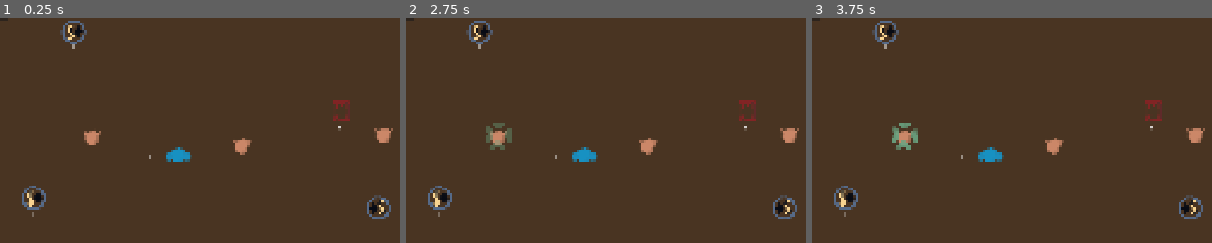
Above: before the commit, frames 1-3 (left to right).
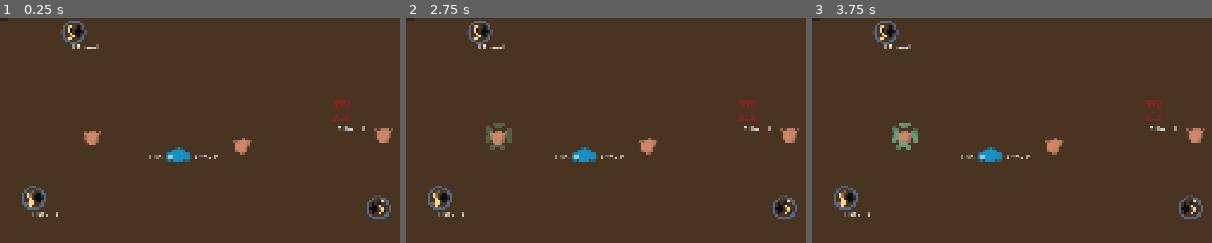
Above: after the commit, the same moments.

Repository: gp-it-be/chory
Game: Godot game, scene res://main/game.tscn
Same seed, same stepped clock (60 frames per second), same inputs: the game is played once before the commit and once after it.
Inputs (mouse positions are % of the whole screen's width and height, from its top left):
- Up to frame 1 (0.25 s): no input
- Up to frame 2 (2.75 s): tap Enter at 0.5, 2 s; move the mouse to (72, 45) at 0.52 s; hold C (abort_worker_task) 0.53-1.28 s; tap Space at 1.25 s; move the mouse to (30, 55) at 1.27 s; click (30, 55) at 1.35 s; move the mouse to (60, 28) at 2.02 s; hold Tab (select_next_worker) from 2.03 s (still down)
- Up to frame 3 (3.75 s): move the mouse to (45, 70) at 2.77 s; release Tab (select_next_worker) at 2.78 s; tap C (abort_worker_task) at 2.85 s; tap Space at 3.5 s; move the mouse to (80, 65) at 3.52 s; press the mouse at (80, 65) at 3.53 s
The pictures show only the part of the screen within x 4-54%, y 4-54%; the shares and areas given below are measured in that part.

The runs differ from the first frame. In frame 1, 0.3% of the frame differs, in the area x 9-92%, y 11-89%; in frame 2, 0.3%; in frame 3, 0.3%.

Commit message:
2 types and processor convert between them

Diff:
--- a/items/containers/bin/bin.gd
+++ b/items/containers/bin/bin.gd
@@ -1,18 +1,19 @@
 class_name Bin extends Node2D
+#Only fits one type of item
+
 
 signal stock_changed(count:int)
 
 var _stock = Inventory.new()
-var _item_type := Items.ItemType.FOO
 
 @export var start_count :int = 0
 
 func _ready() -> void:
 	_stock.stock_changed.connect(func(value):
 		stock_changed.emit(value)
-		$Debug.text = str(value)
+		$Debug.text = _stock.debug_string()
 		)
-	_stock.add(start_count, _item_type)
+	_stock.add(start_count, Items.ItemType.CIRCLE)
 	FactoryController.register_container(self)
 
 func as_provider():
--- a/items/containers/buypoint/buypoint.gd
+++ b/items/containers/buypoint/buypoint.gd
@@ -3,7 +3,6 @@
 signal stock_changed(count:int)
 
 var _stock = Inventory.new()
-var _item_type := Items.ItemType.FOO
 
 func select():
 	$UI.show()
@@ -19,14 +18,14 @@
 	_update_debug()
 	$UI.buy_requested.connect(buy)
 	$UI.close_requested.connect(unselect)
-	_stock.add(1, Items.ItemType.FOO)
+	_stock.add(1, Items.ItemType.CIRCLE)
 	FactoryController.register_container(self)
 
-func buy():
+func buy(itemType: Items.ItemType):
 	##TODO de-prototype
 	if Money.money >= 50:
 		Money.add_money(-50)
-		_stock.add(1, Items.ItemType.FOO)
+		_stock.add(1, itemType)
 	else:
 		pass #TODO give some feedback
 
@@ -40,4 +39,4 @@
 	return GlobalPosition.wrap(self)
 
 func _update_debug():
-	$DebugLabel.text = str(_stock.count())
+	$DebugLabel.text = _stock.debug_string()
--- a/items/containers/buypoint/buypoint.tscn
+++ b/items/containers/buypoint/buypoint.tscn
@@ -50,4 +50,8 @@
 
 [node name="BuyButton" type="Button" parent="UI/PanelContainer/VBoxContainer" unique_id=1974639985]
 layout_mode = 2
-text = "Buy 10"
+text = "Buy 1 Round"
+
+[node name="BuyTriangleButton" type="Button" parent="UI/PanelContainer/VBoxContainer" unique_id=1049631690]
+layout_mode = 2
+text = "Buy 1 Triangle"
--- a/items/containers/buypoint/buypoint_ui.gd
+++ b/items/containers/buypoint/buypoint_ui.gd
@@ -1,11 +1,13 @@
 extends Control
 
-signal buy_requested
+signal buy_requested(type :Items.ItemType)
 signal close_requested
 
-@onready var buy_button: Button = $PanelContainer/VBoxContainer/BuyButton
+@onready var buy_round_button: Button = $PanelContainer/VBoxContainer/BuyButton
+@onready var buy_triangle_button: Button = $PanelContainer/VBoxContainer/BuyTriangleButton
 @onready var close_button: Button = $PanelContainer/VBoxContainer/CloseButton
 
 func _ready() -> void:
-	buy_button.pressed.connect(buy_requested.emit)
+	buy_round_button.pressed.connect(func():buy_requested.emit(Items.ItemType.CIRCLE))
+	buy_triangle_button.pressed.connect(func():buy_requested.emit(Items.ItemType.TRIANGLE))
 	close_button.pressed.connect(close_requested.emit)
--- a/items/inventory.gd
+++ b/items/inventory.gd
@@ -1,23 +1,28 @@
 class_name Inventory
+#Only fits one type of item. TODO dont call this inventory
 
 signal stock_changed(count:int) #TODO extend met itemtype?
 
 var _count := 0
+var _current_type = null
 
 func add(amount: int, type: Items.ItemType):
+	assert(_count == 0 or _current_type == type, "cant add this type to this container")
 	_count += amount
+	_current_type = type
 	stock_changed.emit(_count)
 
-func try_take(amound: int) -> bool: #wether taking was succesful
-	if _count >= amound:
-		_count -= amound
+func try_take(amount: int) -> TakeResult:
+	if _count >= amount:
+		_count -= amount
 		stock_changed.emit(_count)
-		return true
-	return false
+		return TakeResultSuccess.new(amount, _current_type)
+	return TakeResultNone.new()
 
-func try_add(amount: int, _type: Items.ItemType) -> bool: #wether adding was succesful
-	_count += amount
-	stock_changed.emit(_count)
+func try_add(amount: int, type: Items.ItemType) -> bool: #wether adding was succesful
+	if _count > 0 && _current_type != type:
+		return false
+	add(amount, type)
 	return true
 
 func count() -> int:
@@ -28,3 +33,21 @@
 		var value = await stock_changed
 		if value >= amount:
 			return
+
+func debug_string():
+	return "%d %s" % [_count, Items.description_of(_current_type)]
+
+@abstract
+class TakeResult:
+	pass
+
+class TakeResultSuccess extends TakeResult:
+	var count: int
+	var type: Items.ItemType
+
+	func _init(__count: int, __type: Items.ItemType):
+		count = __count
+		type = __type
+
+class TakeResultNone extends TakeResult:
+	pass
--- a/items/item_provider.gd
+++ b/items/item_provider.gd
@@ -12,10 +12,8 @@
 	return provider
 
 
-func pickup(amount: int) -> PickupResult:
-	if _real_object.try_take(amount):
-		return PickupResult.SUCCESS
-	return PickupResult.FAILED
+func pickup(amount: int) -> Inventory.TakeResult:
+	return _real_object.try_take(amount)
 
 func item_count():
 	return _real_object.count()
@@ -34,6 +32,8 @@
 
 	assert(has, "Does not respect the interface")
 
+
+#TODO no longer needed?
 enum PickupResult {
 	SUCCESS,
 	FAILED
--- a/items/item_sink.gd
+++ b/items/item_sink.gd
@@ -23,7 +23,7 @@
 	return sink
 
 func _validate_interface(obj: Variant):
-	_assert_obj_has_method(obj, "try_add", [typeof(1), typeof(Items.ItemType.FOO)], ["", "Items.ItemType"])
+	_assert_obj_has_method(obj, "try_add", [typeof(1), typeof(Items.ItemType.CIRCLE)], ["", "Items.ItemType"])
 
 func _assert_obj_has_method(object: Variant, name: String, param_types: Array[Variant], param_type_class_names: Array[Variant]):
 	var methods :Array[Dictionary]= object.get_method_list()
--- a/items/items.gd
+++ b/items/items.gd
@@ -2,5 +2,13 @@
 
 
 enum ItemType{
-	FOO
+	CIRCLE,
+	TRIANGLE
 }
+
+
+static func description_of(type) -> String:
+	if type == null: return "<null>"
+	if type == ItemType.CIRCLE: return "Round"
+	if type == ItemType.TRIANGLE: return "Triangle"
+	return "TODO"
--- a/machines/processor/processor.gd
+++ b/machines/processor/processor.gd
@@ -24,18 +24,28 @@
 		return
 
 	var result = _input.pickup(1)
-	if result == ItemProvider.PickupResult.FAILED: return
+	if result is Inventory.TakeResultNone: return
+
+	var inserted_type = (result as Inventory.TakeResultSuccess).type
+	var output_type = processes_to(inserted_type)
+	print("converted ", Items.description_of(inserted_type), " to ", Items.description_of(output_type))
 
 	#actual processing
 	_waiting = true
 	$Processing/AnimationPlayer.play("process_item")
 	await get_tree().create_timer(3).timeout
-	var deliver_result = _output.try_deliver(Items.ItemType.FOO)
+	var deliver_result = _output.try_deliver(output_type)
 	assert(deliver_result == ItemSink.DeliverResult.SUCCESS, "Add support for sinks that get full")
 
 	$Processing/AnimationPlayer.play("RESET")
 	_waiting = false
 
+
+func processes_to(type: Items.ItemType) -> Items.ItemType:
+	if type == Items.ItemType.CIRCLE: return Items.ItemType.TRIANGLE
+	if type == Items.ItemType.TRIANGLE: return Items.ItemType.CIRCLE
+	assert(false)
+	return Items.ItemType.CIRCLE
 
 func _ready():
 	update_debug()
@@ -55,5 +65,5 @@
 	return GlobalPosition.wrap(self)
 
 func update_debug():
-	$InputDebug.text = str(_input.item_count())
-	$OutputDebug.text = str(_output.item_count())
+	$InputDebug.text = _input_pile.debug_string()
+	$OutputDebug.text = _output_pile.debug_string()
--- a/machines/processor/processor.tscn
+++ b/machines/processor/processor.tscn
@@ -77,7 +77,6 @@
 offset_bottom = 8.0
 
 [node name="OutputDebug" type="Label" parent="." unique_id=644314330]
-visible = false
 offset_left = 36.0
 offset_top = -16.0
 offset_right = 76.0
--- a/money.gd
+++ b/money.gd
@@ -4,7 +4,7 @@
 signal _real_signal(new_value: int)
 static var money_updated:= Signal(singleton._real_signal)
 
-static var money = 0
+static var money = 1000
 
 static func add_money(amount: int):
 	money += amount
--- a/workers/human/human.gd
+++ b/workers/human/human.gd
@@ -10,6 +10,7 @@
 		state.human = self
 	_state = $Human/Idle
 	FactoryController.register_worker(self)
+	inventory.stock_changed.connect(update_debug)
 
 #Not satisfied with ItemProvider and GlobalPosition being passed seperatly
 #Hoping I'll discover a way to improve this
@@ -26,7 +27,6 @@
 	_state.__process(delta)
 
 func transition_to_working(task: MoveTask):
-	print("transition to working")
 	_state = $Human/Working as WorkingState
 	_state.work(task)
 
@@ -34,7 +34,6 @@
 	_state = $Human/Working as WorkingState
 
 func transition_to_idle():
-	print("transition to idle")
 	_state = $Human/Idle
 
 class MoveTask:
@@ -48,3 +47,6 @@
 		to = _to
 		from_position = _from_position
 		to_position = _to_position
+
+func update_debug(new_stock):
+	$DebugLabel.text = inventory.debug_string()
--- a/workers/human/human.tscn
+++ b/workers/human/human.tscn
@@ -16,3 +16,7 @@
 
 [node name="Working" type="Node2D" parent="Human" unique_id=614526033]
 script = ExtResource("5_avdb7")
+
+[node name="DebugLabel" type="Label" parent="." unique_id=948076557]
+offset_right = 40.0
+offset_bottom = 23.0
--- a/workers/human/working.gd
+++ b/workers/human/working.gd
@@ -62,17 +62,18 @@
 
 
 func _pickup_item(from:ItemProvider):
-	var maybe_item = from.pickup(1)
-	if maybe_item == ItemProvider.PickupResult.SUCCESS:
-		human.inventory.add(1,maybe_item)
+	var take_result = from.pickup(1)
+	if take_result is Inventory.TakeResultSuccess:
+		human.inventory.add(take_result.count,take_result.type)
 		return true
 	else:
 		return false
 
 func _deliver_item(to: ItemSink):
-	if not human.inventory.try_take(1):
-		push_error("how the fuck did we get here without an item?")
-	var result = to.try_deliver(Items.ItemType.FOO) #TODO change at some point
+	var human_item = human.inventory.try_take(1)
+	assert(human_item is Inventory.TakeResultSuccess)
+
+	var result = to.try_deliver((human_item as Inventory.TakeResultSuccess).type)
 	assert(result == ItemSink.DeliverResult.SUCCESS, "Add support for sinks that get full")
 
 
Not shown, added: factory/line.png~
